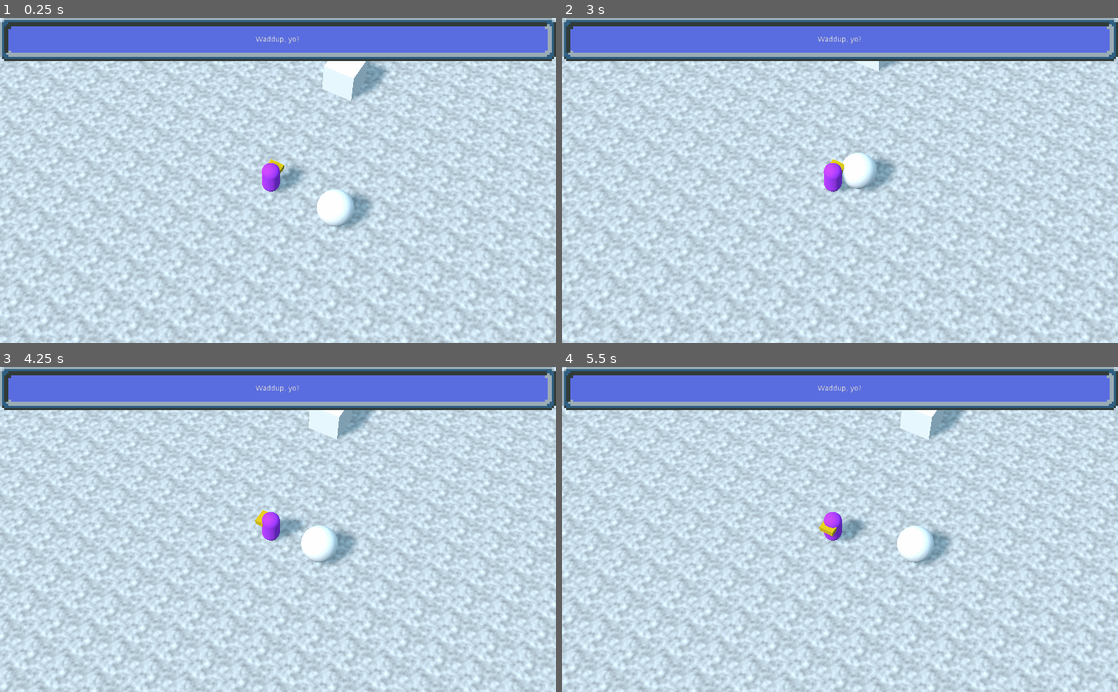
Above: before the commit, frames 1-4 (two rows, left to right).
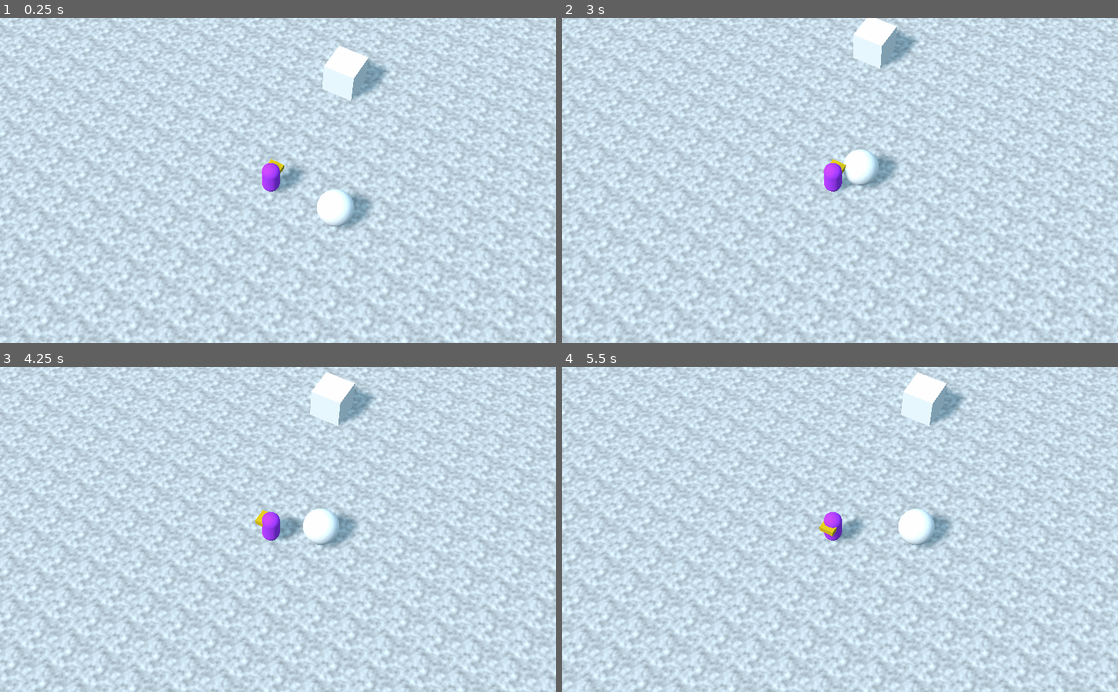
Above: after the commit, the same moments.

Repository: hellocld/ogam-2109
Game: Godot game, scene res://Testing/CharacterTest.tscn
The game is run twice, just before and just after one commit, with the same random seed, the same clock (stepped at 60 frames per second) and the same inputs. The project has no main scene, so this scene is started directly.
Inputs:
- Up to frame 1 (0.25 s): no input
- Up to frame 2 (3 s): tap Enter (ui_accept) at 0.5, 1.52, 1.55, 1.82 s; hold Right (char_move_right) 0.53-1.28 s; hold Enter (ui_accept) 0.53-1.28 s; hold Down (char_move_down) 1.28-2.03 s; tap Z (char_interact) at 1.35, 2.85 s; hold Right (char_move_right) 2.03-2.78 s; hold Enter (ui_accept) 2.03-2.78 s; hold Up (char_move_up) from 2.78 s (still down)
- Up to frame 3 (4.25 s): tap Enter (ui_accept) at 3.02, 3.05, 3.32 s; release Up (char_move_up) at 3.53 s; hold Left (char_move_left) from 3.53 s (still down); hold Enter (ui_accept) from 3.53 s (still down)
- Up to frame 4 (5.5 s): release Enter (ui_accept) at 4.28 s; tap Z (char_interact) at 4.35 s; tap Enter (ui_accept) at 4.52, 4.55, 4.82 s; release Left (char_move_left) at 5.03 s; hold Down (char_move_down) from 5.03 s (still down); hold Enter (ui_accept) from 5.03 s (still down)

The runs differ from the first frame. In frame 1, 13% of the frame differs, in the area x 0-100%, y 0-14%; in frame 2, 36%; in frame 3, 39%, in the area x 0-100%, y 0-100%; in frame 4, 39%.
Error after the commit: Invalid get index 'Dialog' (on base: 'Nil'). (res://Dialog/DialogManager.gd:37)

Commit message:
Basic dialog system and associated UI

Diff:
--- a/Characters/Character.gd
+++ b/Characters/Character.gd
@@ -9,6 +9,12 @@
 
 
 func _physics_process(delta):
+	# Only move if we're exploring, not during dialog
+	if GameManager.state == GameManager.State.EXPLORATION:
+		_handle_movement(delta)
+
+
+func _handle_movement(delta):
 	if _move_dir.length_squared() > 0:
 		# update position
 		move_and_slide(_move_dir.normalized() * Move_Speed, Vector3.UP)
--- a/Characters/Player/Player.tscn
+++ b/Characters/Player/Player.tscn
@@ -1,6 +1,8 @@
-[gd_scene load_steps=8 format=2]
+[gd_scene load_steps=10 format=2]
 
 [ext_resource path="res://Characters/Player/PlayerCharacter.gd" type="Script" id=1]
+[ext_resource path="res://Dialog/DialogSpeaker.gd" type="Script" id=2]
+[ext_resource path="res://UI/Sprites/R-621221-1139559282.jpeg.jpg" type="Texture" id=3]
 
 [sub_resource type="SpatialMaterial" id=1]
 albedo_color = Color( 0.713726, 0.211765, 0.968627, 1 )
@@ -44,5 +46,10 @@
 transform = Transform( 1, 0, 0, 0, 1, 0, 0, 0, 1, 0, 0, 0.2 )
 shape = SubResource( 6 )
 
+[node name="DialogSpeaker" type="Node" parent="."]
+script = ExtResource( 2 )
+SpeakerNode = NodePath("..")
+ProfilePic = ExtResource( 3 )
+
 [connection signal="body_entered" from="InteractArea" to="." method="_on_InteractArea_body_entered"]
 [connection signal="body_exited" from="InteractArea" to="." method="_on_InteractArea_body_exited"]
--- a/Characters/Player/PlayerCharacter.gd
+++ b/Characters/Player/PlayerCharacter.gd
@@ -3,6 +3,10 @@
 
 
 var _interactable_body:Spatial
+
+
+func _ready() -> void:
+	GameManager.register_player(self)
 
 
 func _physics_process(delta: float) -> void:
@@ -12,6 +16,8 @@
 
 
 func _unhandled_input(event: InputEvent) -> void:
+	if GameManager.get_state() != GameManager.State.EXPLORATION:
+		return
 	if event.is_action_pressed("char_interact"):
 		print_debug("Player interacting...")
 		if _interactable_body && _interactable_body.has_signal(Util.sig_interacted_with):
--- /dev/null
+++ b/Dialog/DialogLine.gd
@@ -0,0 +1,5 @@
+class_name DialogLine
+extends Resource
+
+export(Util.dialog_speakers) var Speaker
+export(String) var Line
--- /dev/null
+++ b/Dialog/DialogManager.gd
@@ -0,0 +1,50 @@
+extends Node
+
+signal dialog_finished
+
+var speakers:Dictionary
+
+var current_script:DialogSet
+var script_line := 0
+
+func _unhandled_input(event: InputEvent) -> void:
+	# Any input caught here is for the dialog system
+	if event.is_action_pressed("ui_accept") && GameManager.State.DIALOG:
+		set_next_dialog()
+
+
+func register_speaker(name:int, ref:DialogSpeakerRef) -> void:
+	"""
+	Register a DialogSpeakerRef that can speak using the Dialog System. Called
+	on ready by DialogSpeaker.
+	"""
+	if !speakers.has(name):
+		speakers[name] = ref
+
+
+func clear_speaker_registry() -> void:
+	speakers.clear()
+
+
+func initiate_dialog(script:DialogSet) -> void:
+	# Set game manager state to Dialog
+	GameManager.set_state(GameManager.State.DIALOG)
+	current_script = script
+	script_line = 0
+
+
+func set_next_dialog() -> void:
+	if script_line < current_script.Dialog.size():
+		var line = current_script.Dialog[script_line] as DialogLine
+		UIManager.display_dialog(speakers[line.Speaker], line.Line)
+		script_line += 1
+	else:
+		# dialog script is finished!
+		UIManager.close_dialog()
+		GameManager.set_state(GameManager.State.EXPLORATION)
+		emit_signal("dialog_finished")
+
+
+func increment_dialog() -> void:
+	script_line += 1
+	set_next_dialog()
--- /dev/null
+++ b/Dialog/DialogSet.gd
@@ -0,0 +1,5 @@
+class_name DialogSet
+extends Resource
+
+
+export(Array) var Dialog
--- /dev/null
+++ b/Dialog/DialogSpeaker.gd
@@ -0,0 +1,13 @@
+class_name DialogSpeaker
+extends Node
+
+export(Util.dialog_speakers) var Name
+export(NodePath) var SpeakerNode
+export(Texture) var ProfilePic
+
+func _ready() -> void:
+	var ref = DialogSpeakerRef.new()
+	ref.name = Name
+	ref.speaker = get_node(SpeakerNode) as Spatial
+	ref.profile_pic = ProfilePic
+	DialogManager.register_speaker(Name, ref)
--- /dev/null
+++ b/Dialog/DialogSpeakerRef.gd
@@ -0,0 +1,7 @@
+class_name DialogSpeakerRef
+extends Reference
+
+
+var name
+var profile_pic : Texture
+var speaker : Spatial
--- /dev/null
+++ b/Dialog/DialogTrigger.gd
@@ -0,0 +1,8 @@
+class_name DialogTrigger
+extends Node
+
+export(Resource) var Dialog_Set
+
+
+func _on_interacted_with() -> void:
+	DialogManager.initiate_dialog(Dialog_Set)
--- /dev/null
+++ b/GameManager.gd
@@ -0,0 +1,32 @@
+extends Node
+
+
+enum State {
+	MAIN_MENU,
+	EXPLORATION,
+	DIALOG
+}
+var state = State.EXPLORATION
+
+var _player : PlayerCharacter
+
+
+func _ready() -> void:
+	# Hide the damn cursor
+	Input.set_mouse_mode(Input.MOUSE_MODE_HIDDEN)
+
+
+func get_state() -> int:
+	return state
+
+
+func set_state(new_state:int) -> void:
+	state = new_state
+
+
+func get_player() -> PlayerCharacter:
+	return _player
+
+
+func register_player(player : PlayerCharacter) -> void:
+	_player = player
--- a/Interactables/TestInteractable/Interactable.tscn
+++ b/Interactables/TestInteractable/Interactable.tscn
@@ -1,7 +1,11 @@
-[gd_scene load_steps=5 format=2]
+[gd_scene load_steps=9 format=2]
 
 [ext_resource path="res://Utils/InteractableStaticBody.gd" type="Script" id=1]
 [ext_resource path="res://Utils/Interactable.gd" type="Script" id=2]
+[ext_resource path="res://UI/Sprites/R-214215-1204588562.jpeg.jpg" type="Texture" id=3]
+[ext_resource path="res://Dialog/DialogSpeaker.gd" type="Script" id=4]
+[ext_resource path="res://Dialog/DialogTrigger.gd" type="Script" id=5]
+[ext_resource path="res://Interactables/TestInteractable/TestDialogSet.tres" type="Resource" id=6]
 
 [sub_resource type="SphereMesh" id=1]
 
@@ -22,4 +26,15 @@
 [node name="CollisionShape" type="CollisionShape" parent="StaticBody"]
 shape = SubResource( 2 )
 
+[node name="DialogSpeaker" type="Node" parent="."]
+script = ExtResource( 4 )
+Name = 1
+SpeakerNode = NodePath("..")
+ProfilePic = ExtResource( 3 )
+
+[node name="DialogTrigger" type="Node" parent="."]
+script = ExtResource( 5 )
+Dialog_Set = ExtResource( 6 )
+
 [connection signal="interacted_with" from="StaticBody" to="." method="_on_StaticBody_interacted_with"]
+[connection signal="interacted_with" from="StaticBody" to="DialogTrigger" method="_on_interacted_with"]
--- /dev/null
+++ b/Interactables/TestInteractable/TestDialogSet.tres
@@ -0,0 +1,23 @@
+[gd_resource type="Resource" load_steps=6 format=2]
+
+[ext_resource path="res://Dialog/DialogSet.gd" type="Script" id=1]
+[ext_resource path="res://Dialog/DialogLine.gd" type="Script" id=2]
+
+[sub_resource type="Resource" id=1]
+script = ExtResource( 2 )
+Speaker = 1
+Line = "What up dog?"
+
+[sub_resource type="Resource" id=2]
+script = ExtResource( 2 )
+Speaker = 0
+Line = "Not much, you?"
+
+[sub_resource type="Resource" id=3]
+script = ExtResource( 2 )
+Speaker = 1
+Line = "Nada."
+
+[resource]
+script = ExtResource( 1 )
+Dialog = [ SubResource( 1 ), SubResource( 2 ), SubResource( 3 ) ]
--- a/Testing/CharacterTest.tscn
+++ b/Testing/CharacterTest.tscn
@@ -1,9 +1,8 @@
-[gd_scene load_steps=11 format=2]
+[gd_scene load_steps=10 format=2]
 
 [ext_resource path="res://Characters/Player/Player.tscn" type="PackedScene" id=1]
 [ext_resource path="res://Utils/Camera.gd" type="Script" id=2]
 [ext_resource path="res://Interactables/TestInteractable/Interactable.tscn" type="PackedScene" id=3]
-[ext_resource path="res://UI/Game_UI.tscn" type="PackedScene" id=4]
 
 [sub_resource type="OpenSimplexNoise" id=1]
 
@@ -58,5 +57,3 @@
 shape = SubResource( 6 )
 
 [node name="Interactable" parent="." instance=ExtResource( 3 )]
-
-[node name="GameUI" parent="." instance=ExtResource( 4 )]
--- /dev/null
+++ b/UI/FloatingTextPanel.tscn
@@ -0,0 +1,44 @@
+[gd_scene load_steps=2 format=2]
+
+[ext_resource path="res://UI/UI_Theme.tres" type="Theme" id=1]
+
+[node name="FloatingTextPanel" type="Panel"]
+anchor_left = 0.412
+anchor_top = 0.425
+anchor_right = 0.642
+anchor_bottom = 0.56
+margin_left = 0.335968
+margin_right = 0.49585
+rect_clip_content = true
+size_flags_horizontal = 5
+size_flags_vertical = 5
+theme = ExtResource( 1 )
+__meta__ = {
+"_edit_use_anchors_": false
+}
+
+[node name="MarginContainer" type="MarginContainer" parent="."]
+anchor_right = 1.0
+anchor_bottom = 1.0
+margin_left = 6.0
+margin_top = 6.0
+margin_right = -6.0
+margin_bottom = -6.0
+grow_horizontal = 2
+grow_vertical = 2
+size_flags_horizontal = 5
+size_flags_vertical = 5
+__meta__ = {
+"_edit_use_anchors_": false
+}
+
+[node name="Label" type="RichTextLabel" parent="MarginContainer"]
+margin_left = 8.0
+margin_top = 8.0
+margin_right = 215.0
+margin_bottom = 61.0
+grow_horizontal = 2
+grow_vertical = 2
+size_flags_horizontal = 5
+size_flags_vertical = 5
+text = "Some placeholder text."
--- a/UI/Game_UI.tscn
+++ b/UI/Game_UI.tscn
@@ -1,28 +1,27 @@
-[gd_scene load_steps=3 format=2]
+[gd_scene load_steps=4 format=2]
 
 [ext_resource path="res://UI/UI_Theme.tres" type="Theme" id=1]
-[ext_resource path="res://UI/Sprites/9-Slice.png" type="Texture" id=2]
+[ext_resource path="res://UI/UIManager.gd" type="Script" id=2]
+[ext_resource path="res://UI/Sprites/R-214215-1204588562.jpeg.jpg" type="Texture" id=3]
 
 [node name="GameUI" type="Control"]
 anchor_right = 1.0
 anchor_bottom = 1.0
+theme = ExtResource( 1 )
+script = ExtResource( 2 )
 __meta__ = {
 "_edit_use_anchors_": false
 }
+DialogUI = NodePath("DialogRect")
+DialogProfile = NodePath("DialogRect/AspectRatioContainer/HBoxContainer/ProfilePanel/MarginContainer/AspectRatioContainer/TextureRect")
+DialogText = NodePath("DialogRect/AspectRatioContainer/HBoxContainer/DialogPanel/MarginContainer/RichTextLabel")
 
-[node name="AlertDialog" type="NinePatchRect" parent="."]
+[node name="AlertDialog" type="Panel" parent="."]
+visible = false
 anchor_right = 1.0
 anchor_bottom = 0.133
 margin_bottom = 0.199997
 theme = ExtResource( 1 )
-texture = ExtResource( 2 )
-patch_margin_left = 20
-patch_margin_top = 20
-patch_margin_right = 20
-patch_margin_bottom = 20
-__meta__ = {
-"_edit_use_anchors_": false
-}
 
 [node name="MarginContainer" type="MarginContainer" parent="AlertDialog"]
 anchor_right = 1.0
@@ -37,8 +36,86 @@
 
 [node name="RichTextLabel" type="Label" parent="AlertDialog/MarginContainer"]
 margin_left = 20.0
-margin_top = 33.0
+margin_top = 28.0
 margin_right = 1004.0
-margin_bottom = 47.0
+margin_bottom = 52.0
 text = "Waddup, yo?"
 align = 1
+
+[node name="DialogRect" type="Control" parent="."]
+anchor_top = 0.813
+anchor_right = 1.0
+anchor_bottom = 1.0
+margin_top = 0.199982
+__meta__ = {
+"_edit_use_anchors_": false
+}
+
+[node name="AspectRatioContainer" type="AspectRatioContainer" parent="DialogRect"]
+anchor_right = 1.0
+anchor_bottom = 1.0
+ratio = 9.101
+__meta__ = {
+"_edit_use_anchors_": false
+}
+
+[node name="HBoxContainer" type="HBoxContainer" parent="DialogRect/AspectRatioContainer"]
+margin_left = 2.34399
+margin_right = 1021.66
+margin_bottom = 112.0
+__meta__ = {
+"_edit_use_anchors_": false
+}
+
+[node name="ProfilePanel" type="Panel" parent="DialogRect/AspectRatioContainer/HBoxContainer"]
+margin_right = 116.0
+margin_bottom = 112.0
+size_flags_horizontal = 3
+size_flags_stretch_ratio = 0.13
+
+[node name="MarginContainer" type="MarginContainer" parent="DialogRect/AspectRatioContainer/HBoxContainer/ProfilePanel"]
+anchor_right = 1.0
+anchor_bottom = 1.0
+size_flags_horizontal = 3
+size_flags_vertical = 3
+__meta__ = {
+"_edit_use_anchors_": false
+}
+
+[node name="AspectRatioContainer" type="AspectRatioContainer" parent="DialogRect/AspectRatioContainer/HBoxContainer/ProfilePanel/MarginContainer"]
+margin_left = 8.0
+margin_top = 8.0
+margin_right = 108.0
+margin_bottom = 104.0
+
+[node name="TextureRect" type="TextureRect" parent="DialogRect/AspectRatioContainer/HBoxContainer/ProfilePanel/MarginContainer/AspectRatioContainer"]
+margin_left = 2.0
+margin_right = 98.0
+margin_bottom = 96.0
+texture = ExtResource( 3 )
+expand = true
+stretch_mode = 5
+__meta__ = {
+"_edit_use_anchors_": false
+}
+
+[node name="DialogPanel" type="Panel" parent="DialogRect/AspectRatioContainer/HBoxContainer"]
+margin_left = 124.0
+margin_right = 1019.0
+margin_bottom = 112.0
+size_flags_horizontal = 3
+
+[node name="MarginContainer" type="MarginContainer" parent="DialogRect/AspectRatioContainer/HBoxContainer/DialogPanel"]
+anchor_right = 1.0
+anchor_bottom = 1.0
+__meta__ = {
+"_edit_use_anchors_": false
+}
+
+[node name="RichTextLabel" type="RichTextLabel" parent="DialogRect/AspectRatioContainer/HBoxContainer/DialogPanel/MarginContainer"]
+margin_left = 8.0
+margin_top = 8.0
+margin_right = 887.0
+margin_bottom = 104.0
+text = "Have some dialog buddy."
+scroll_active = false
--- /dev/null
+++ b/UI/UIManager.gd
@@ -0,0 +1,27 @@
+extends Control
+
+
+export(NodePath) var DialogUI
+export(NodePath) var DialogProfile
+export(NodePath) var DialogText
+
+var _dialog_ui : Control
+var _dialog_profile : TextureRect
+var _dialog_text : RichTextLabel
+
+func _ready() -> void:
+	_dialog_ui = get_node(DialogUI)
+	_dialog_profile = get_node(DialogProfile)
+	_dialog_text = get_node(DialogText)
+
+	_dialog_ui.visible = false
+
+
+func display_dialog(speaker_ref:DialogSpeakerRef, line:String) -> void:
+	_dialog_ui.visible = true
+	_dialog_profile.texture = speaker_ref.profile_pic
+	_dialog_text.text = line
+
+
+func close_dialog() -> void:
+	_dialog_ui.visible = false
--- a/UI/UI_Theme.tres
+++ b/UI/UI_Theme.tres
@@ -1,4 +1,21 @@
-[gd_resource type="Theme" format=2]
+[gd_resource type="Theme" load_steps=4 format=2]
+
+[ext_resource path="res://UI/pixel_styleboxtexture.tres" type="StyleBox" id=1]
+[ext_resource path="res://UI/Fonts/FairfaxHD.ttf" type="DynamicFontData" id=2]
+
+[sub_resource type="DynamicFont" id=1]
+size = 24
+font_data = ExtResource( 2 )
 
 [resource]
+default_font = SubResource( 1 )
+HBoxContainer/constants/separation = 8
+MarginContainer/constants/margin_bottom = 8
+MarginContainer/constants/margin_left = 8
+MarginContainer/constants/margin_right = 8
+MarginContainer/constants/margin_top = 8
 Panel/icons/TestPanel = null
+Panel/styles/panel = ExtResource( 1 )
+PopupDialog/styles/panel = ExtResource( 1 )
+PopupPanel/styles/panel = ExtResource( 1 )
+VBoxContainer/constants/separation = 8
--- /dev/null
+++ b/UI/pixel_styleboxtexture.tres
@@ -0,0 +1,12 @@
+[gd_resource type="StyleBoxTexture" load_steps=2 format=2]
+
+[ext_resource path="res://UI/Sprites/9-Slice.png" type="Texture" id=1]
+
+[resource]
+texture = ExtResource( 1 )
+region_rect = Rect2( 0, 0, 16, 16 )
+margin_left = 6.0
+margin_right = 6.0
+margin_top = 6.0
+margin_bottom = 6.0
+modulate_color = Color( 0.0588235, 0.717647, 0.917647, 1 )
--- a/Util.gd
+++ b/Utils/Util.gd
@@ -2,3 +2,8 @@
 
 
 const sig_interacted_with = "interacted_with"
+
+enum dialog_speakers {
+	PLAYER,
+	INTERACTABLE
+}
--- a/project.godot
+++ b/project.godot
@@ -14,6 +14,31 @@
 "language": "GDScript",
 "path": "res://Characters/Character.gd"
 }, {
+"base": "Resource",
+"class": "DialogLine",
+"language": "GDScript",
+"path": "res://Dialog/DialogLine.gd"
+}, {
+"base": "Resource",
+"class": "DialogSet",
+"language": "GDScript",
+"path": "res://Dialog/DialogSet.gd"
+}, {
+"base": "Node",
+"class": "DialogSpeaker",
+"language": "GDScript",
+"path": "res://Dialog/DialogSpeaker.gd"
+}, {
+"base": "Reference",
+"class": "DialogSpeakerRef",
+"language": "GDScript",
+"path": "res://Dialog/DialogSpeakerRef.gd"
+}, {
+"base": "Node",
+"class": "DialogTrigger",
+"language": "GDScript",
+"path": "res://Dialog/DialogTrigger.gd"
+}, {
 "base": "StaticBody",
 "class": "InteractableStaticBody",
 "language": "GDScript",
@@ -26,13 +51,21 @@
 } ]
 _global_script_class_icons={
 "Character": "",
+"DialogLine": "",
+"DialogSet": "",
+"DialogSpeaker": "",
+"DialogSpeakerRef": "",
+"DialogTrigger": "",
 "InteractableStaticBody": "",
 "PlayerCharacter": ""
 }
 
 [autoload]
 
-Util="*res://Util.gd"
+Util="*res://Utils/Util.gd"
+UIManager="*res://UI/Game_UI.tscn"
+GameManager="*res://GameManager.gd"
+DialogManager="*res://Dialog/DialogManager.gd"
 
 [input]
 
Renamed: UI_Testing.tscn -> Testing/UI_Testing.tscn
Binary file added: UI/Fonts/FairfaxHD.ttf
Binary file changed: UI/Sprites/9-Slice.aseprite
Binary file changed: UI/Sprites/9-Slice.png
Binary file added: UI/Sprites/R-214215-1204588562.jpeg.jpg
Not shown, added: UI/Sprites/R-214215-1204588562.jpeg.jpg.import
Binary file added: UI/Sprites/R-621221-1139559282.jpeg.jpg
Not shown, added: UI/Sprites/R-621221-1139559282.jpeg.jpg.import
